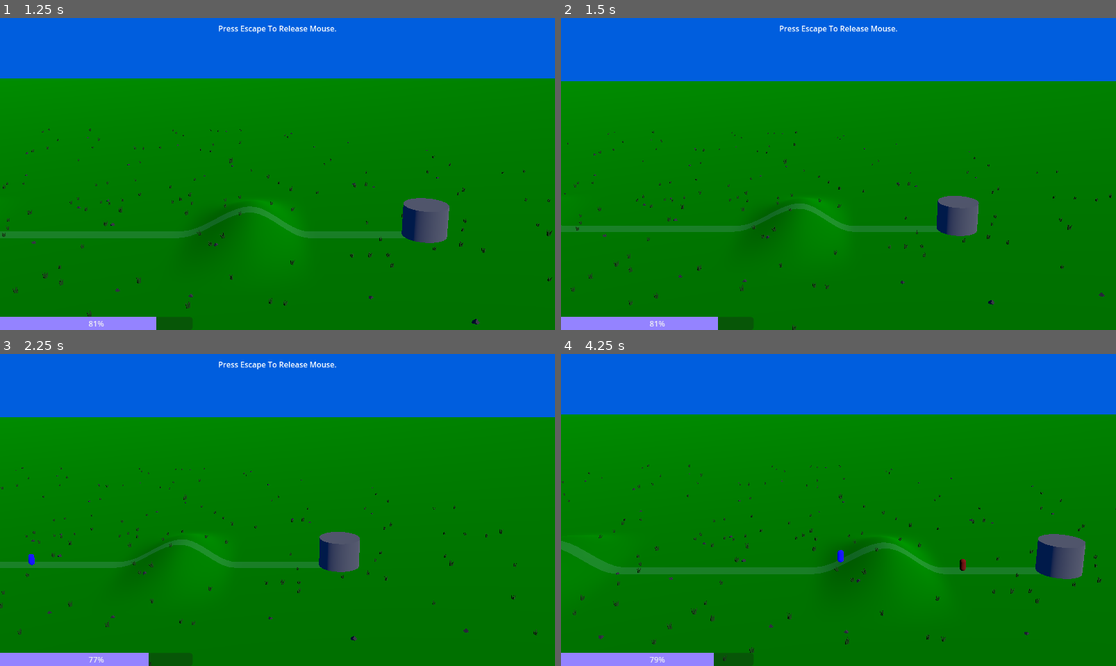
Above: before the commit, frames 1-4 (two rows, left to right).
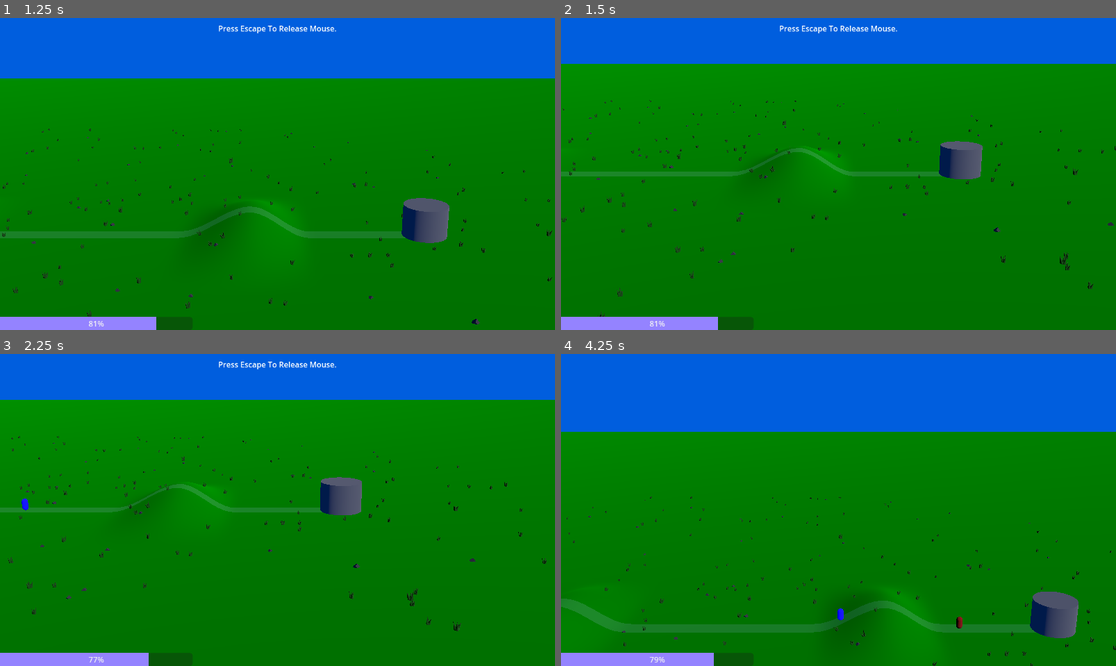
Above: after the commit, the same moments.

Repository: gpergrossi/ludum-dare-55
Game: Godot game, scene res://Scenes/Main.tscn
Two runs of this game, one before a commit and one after it. Both use one fixed random seed, a clock stepped at 60 frames per second and the inputs below.
Inputs (mouse positions are in pixels of both pictures, inside the frame that each line leads up to):
- Up to frame 1 (1.25 s): tap Enter at 0.5 s; move the mouse to (399, 158) at 0.52 s; hold Right (move_right) from 0.53 s (still down); tap Mouse wheel up (zoom_in) at 0.6 s
- Up to frame 2 (1.5 s): move the mouse to (727, 189) at 1.27 s; release Right (move_right) at 1.28 s; hold Down (move_down, bound only after the commit) from 1.28 s (still down); tap Mouse wheel down (zoom_out) at 1.35 s
- Up to frame 3 (2.25 s): tap Space at 2 s; move the mouse to (333, 441) at 2.02 s; release Down (move_down, bound only after the commit) at 2.03 s; hold Right (move_right) from 2.03 s (still down); tap 1 at 2.1 s
- Up to frame 4 (4.25 s): tap Enter at 2.75 s; move the mouse to (810, 572) at 2.77 s; release Right (move_right) at 2.78 s; hold Up (move_up, bound only after the commit) 2.78-3.53 s; tap 2 at 2.85 s; move the mouse to (1005, 556) at 3.52 s; hold Left (move_left) from 3.53 s (still down); tap Mouse wheel up (zoom_in) at 3.6 s

Frame 1 is identical in both runs. In frame 2, 11% of the frame differs, in the area x 0-100%, y 14-100%; in frame 3, 10%; in frame 4, 13%, in the area x 0-100%, y 19-100%.

Commit message:
More camera controls + WASD

Diff:
--- a/Code/Scripts/camera_controls.gd
+++ b/Code/Scripts/camera_controls.gd
@@ -19,15 +19,23 @@
 # Called every frame. 'delta' is the elapsed time since the previous frame.
 func _physics_process(delta : float):
 	if mouse_capture_handler.is_mouse_captured():
-		if mouse_capture_handler.is_mouse_in_left_margin() or Input.is_key_pressed(KEY_LEFT):
+		if mouse_capture_handler.is_mouse_in_left_margin() or Input.is_action_pressed("move_left"):
 			position.x -= scroll_speed * delta
 			if is_instance_valid(left_edge):
 				position.x = maxf(position.x, left_edge.position.x)
 
-		if mouse_capture_handler.is_mouse_in_right_margin() or Input.is_key_pressed(KEY_RIGHT):
+		if mouse_capture_handler.is_mouse_in_right_margin() or Input.is_action_pressed("move_right"):
 			position.x += scroll_speed * delta
 			if is_instance_valid(right_edge):
 				position.x = minf(position.x, right_edge.position.x)
+
+		if Input.is_action_pressed("move_up"):
+			position.y += scroll_speed * delta
+			position.y = minf(position.y, 20.0)
+
+		if Input.is_action_pressed("move_down"):
+			position.y -= scroll_speed * delta
+			position.y = maxf(position.y, 0.0)
 
 	if Input.is_action_just_pressed("zoom_in"):
 		_current_zoom_distance -= 10.0
--- a/project.godot
+++ b/project.godot
@@ -34,13 +34,13 @@
 "events": [Object(InputEventKey,"resource_local_to_scene":false,"resource_name":"","device":-1,"window_id":0,"alt_pressed":false,"shift_pressed":false,"ctrl_pressed":false,"meta_pressed":false,"pressed":false,"keycode":0,"physical_keycode":32,"key_label":0,"unicode":32,"echo":false,"script":null)
 ]
 }
-move_forward={
+move_up={
 "deadzone": 0.5,
 "events": [Object(InputEventKey,"resource_local_to_scene":false,"resource_name":"","device":-1,"window_id":0,"alt_press …(182 unchanged characters)…
 , Object(InputEventKey,"resource_local_to_scene":false,"resource_name":"","device":-1,"window_id":0,"alt_pressed":false,"shift_pressed":false,"ctrl_pressed":false,"meta_pressed":false,"pressed":false,"keycode":0,"physical_keycode":87,"key_label":0,"unicode":119,"echo":false,"script":null)
 ]
 }
-move_backward={
+move_down={
 "deadzone": 0.5,
 "events": [Object(InputEventKey,"resource_local_to_scene":false,"resource_name":"","device":-1,"window_id":0,"alt_press …(182 unchanged characters)…
 , Object(InputEventKey,"resource_local_to_scene":false,"resource_name":"","device":-1,"window_id":0,"alt_pressed":false,"shift_pressed":false,"ctrl_pressed":false,"meta_pressed":false,"pressed":false,"keycode":0,"physical_keycode":83,"key_label":0,"unicode":115,"echo":false,"script":null)
